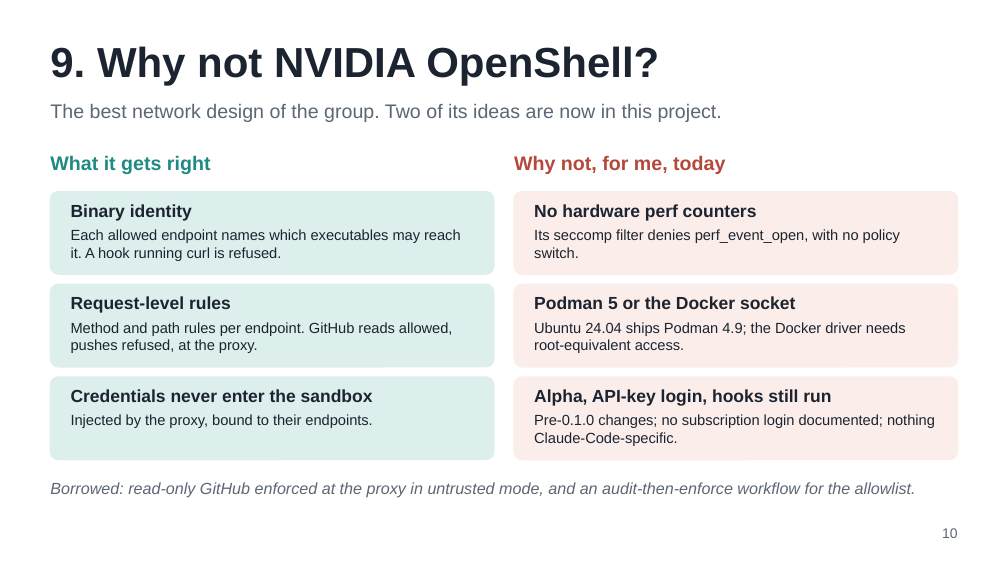
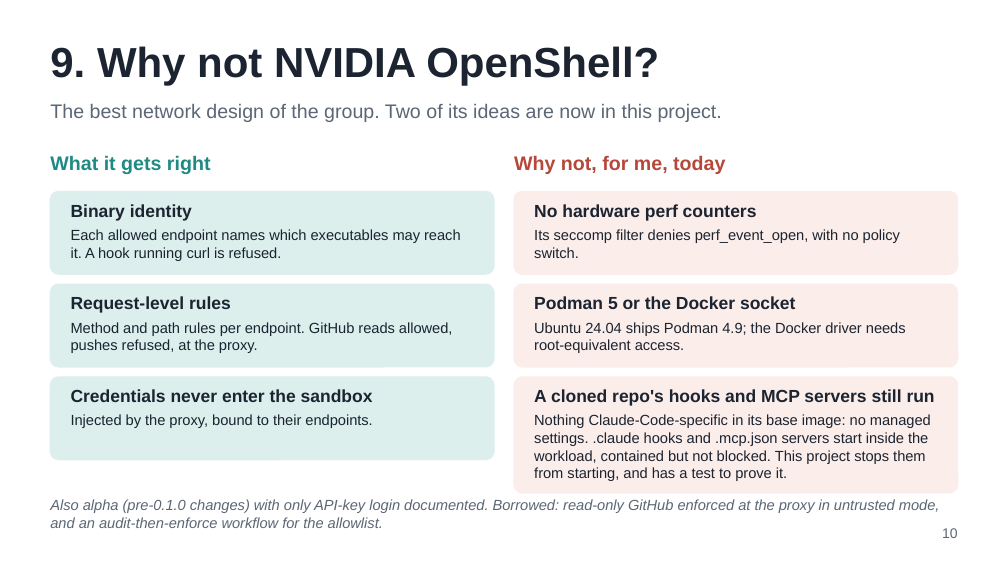
Before and after one commit to corwinjoy/agent-sandbox, a slide deck: slide 10 of slides/agent-sandbox-talk.odp. Drawn at 1008x567 pixels with LibreOffice and Linux fonts; fonts in the diff are those of the drawing. Boxes give left, top, right and bottom in pixels: in the first picture for what was removed or moved away, otherwise in the second. Text is boxed around its words. In the diff, an @@ line names an element or a change of style, - is before the commit and + after.

```diff
--- a/slides/agent-sandbox-talk.odp
+++ b/slides/agent-sandbox-talk.odp
@@ rounded rectangle: place and size @@
-rounded rectangle at (514, 377, 958, 460)
+rounded rectangle at (514, 377, 958, 493)
@@ rounded rectangle at (514, 377, 958, 493): proportions changed @@
@@ text at (534, 389, 935, 406): text changed @@
-Alpha, API-key login, hooks still run
+A cloned repo's hooks and MCP servers still run
@@ text at (534, 414, 931, 481): text changed @@
-Pre-0.1.0 changes; no subscription login documented; nothing Claude-Code-specific.
+Nothing Claude-Code-specific in its base image: no managed settings. .claude hooks and .mcp.json servers start inside the workload, contained but not blocked. This project stops them from starting, and has a test to prove it.
@@ text at (50, 499, 940, 528): text changed; size 11.5 to 10.5 pt @@
-Borrowed: read-only GitHub enforced at the proxy in untrusted mode, and an audit-then-enforce workflow for the allowlist.
+Also alpha (pre-0.1.0 changes) with only API-key login documented. Borrowed: read-only GitHub enforced at the proxy in untrusted mode, and an audit-then-enforce workflow for the allowlist.
```
Also in this commit, not shown: 1 other file.
